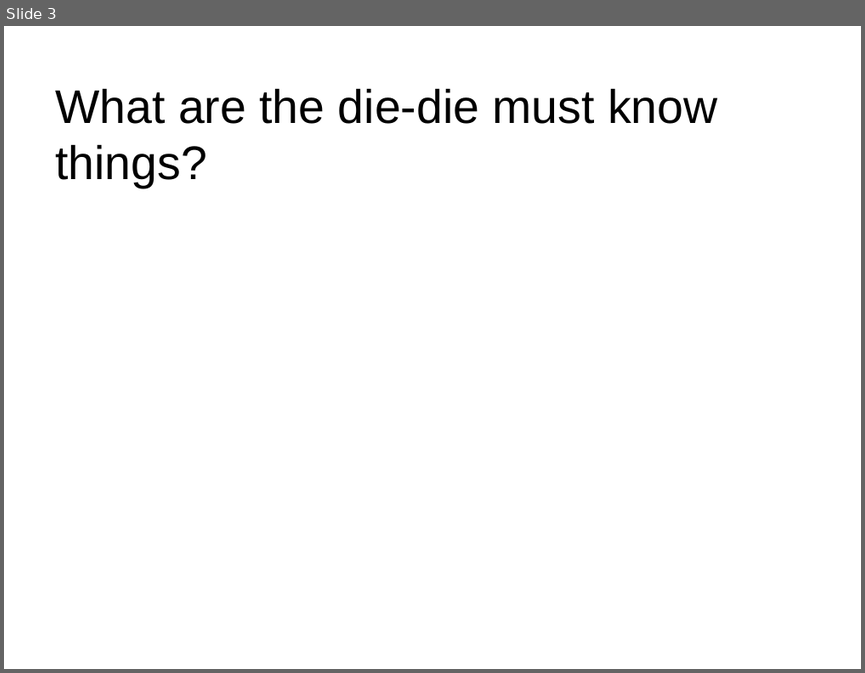
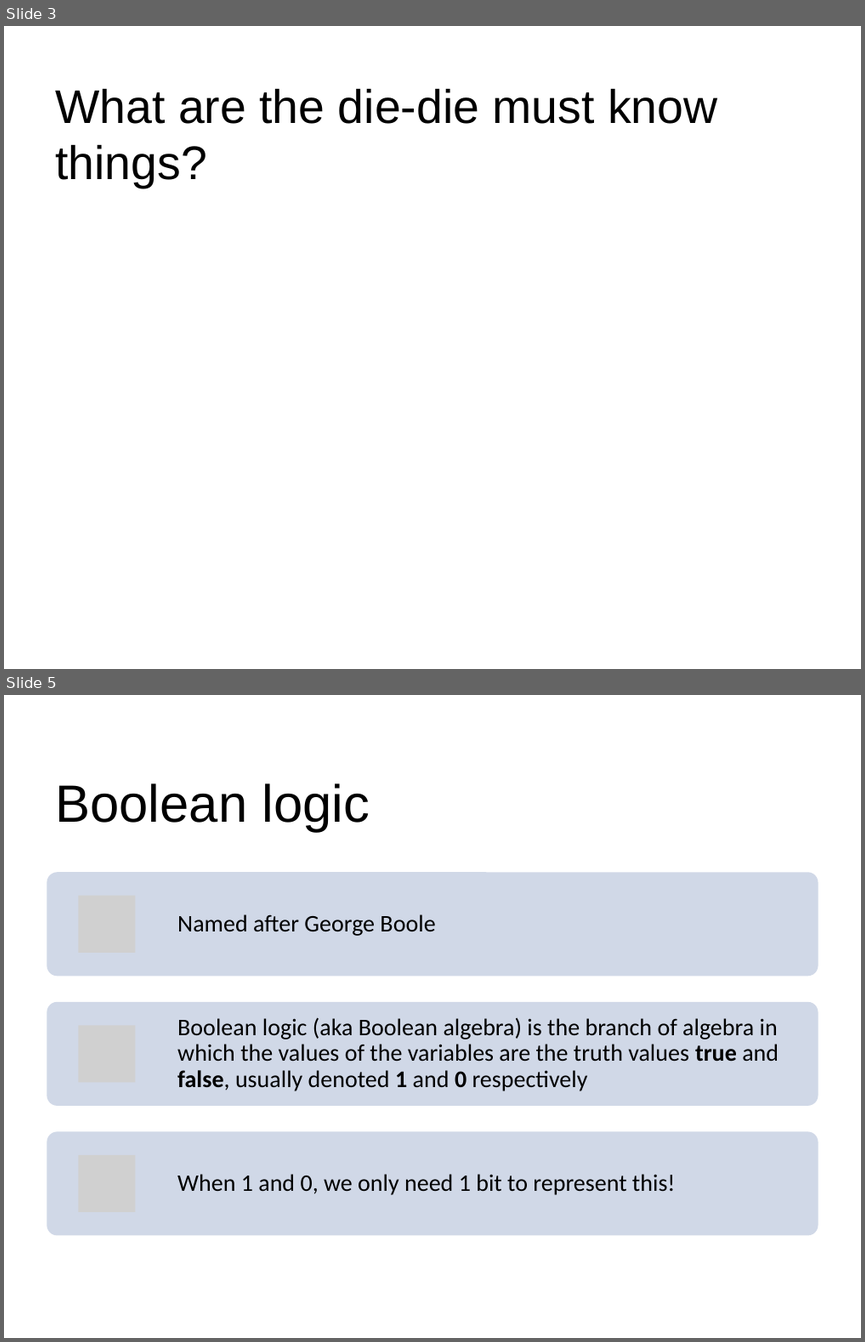
Before and after one commit to gohwils/biodatascience, a slide deck: BS1009/Week5_Tut_OperatorsSelection_sol_slides.pptx. Shown one above the other, each under a label of ours: slide 3 before the commit, slides 3 and 5 after it; the slides between them are not shown. The pictures are 865x673 and 865x1342 pixels, drawn with LibreOffice and Linux fonts; fonts in the diff are those of the drawing; grey boxes stand for pictures; background and template pictures are left out. Boxes give left, top, right and bottom in pixels: in the first picture for what was removed or moved away, otherwise in the second. Text is boxed around its words. In the diff, an @@ line names an element or a change of style, - is before the commit and + after.

```diff
--- a/BS1009/Week5_Tut_OperatorsSelection_sol_slides.pptx
+++ b/BS1009/Week5_Tut_OperatorsSelection_sol_slides.pptx
@@ slide 5 added at (4, 695, 861, 1338), background #FFFFFF @@
@@ title added at (55, 783, 370, 832), 44 pt, text #000000 @@
+Boolean logic
@@ group added at (46, 873, 818, 1235): 3 rounded rectangles, 3 pictures, 3 texts @@
+Named after George Boole
+Boolean logic (aka Boolean algebra) is the branch of algebra in which the values of the variables are the truth values true and false, usually denoted 1 and 0 respectively
+When 1 and 0, we only need 1 bit to represent this!
```
Also in this commit, not shown: 1 slide changed, 20 other slides added.
